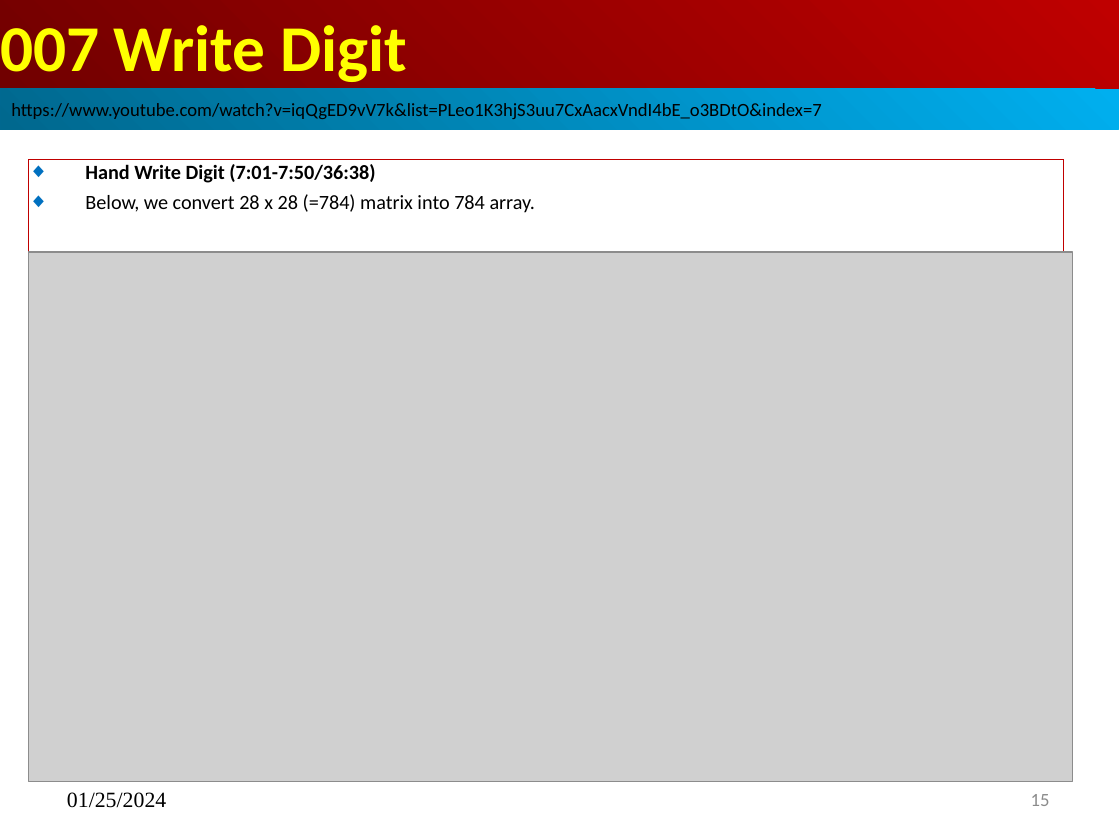
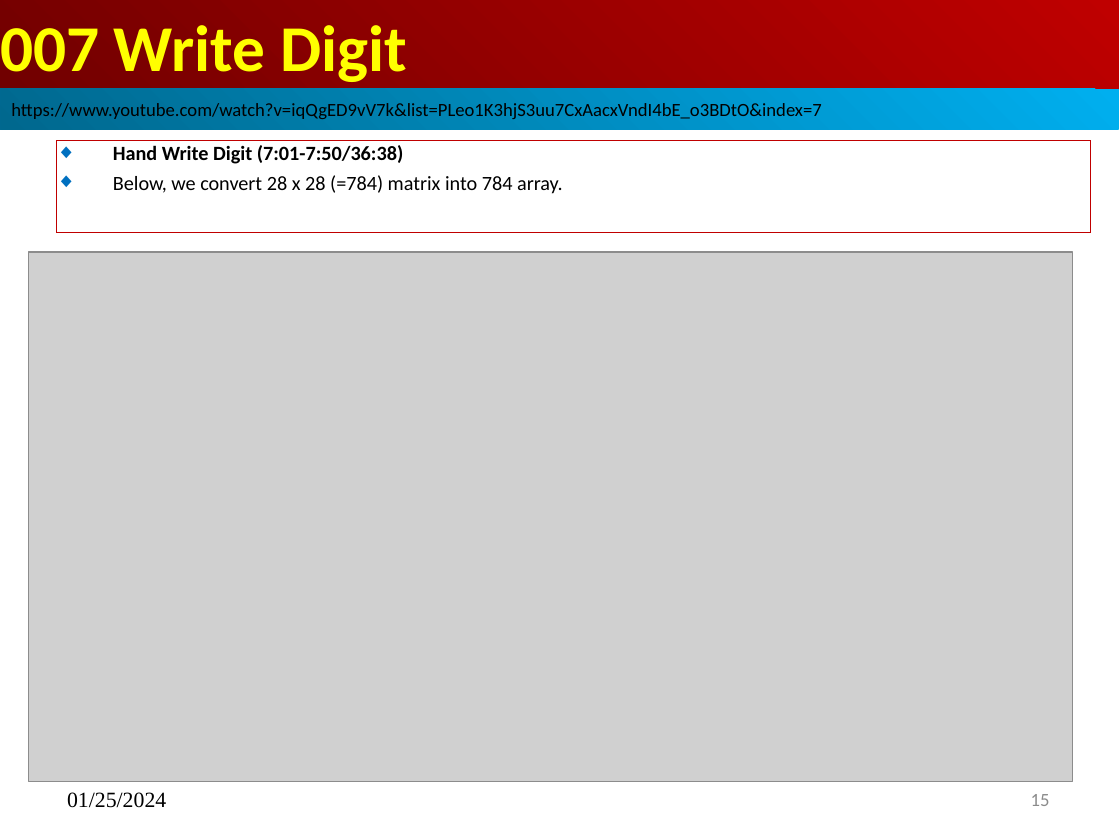
Before and after one commit to peterhchen/AIU_CS512_DL, a slide deck: slide 15 of 000_Lecture_Project/week01/01_Lecture/07_Write_Digit.pptx. Drawn at 1120x840 pixels with LibreOffice and Linux fonts; fonts in the diff are those of the drawing; grey boxes stand for pictures. Boxes give left, top, right and bottom in pixels: in the first picture for what was removed or moved away, otherwise in the second. Text is boxed around its words. In the diff, an @@ line names an element or a change of style, - is before the commit and + after.

```diff
--- a/000_Lecture_Project/week01/01_Lecture/07_Write_Digit.pptx
+++ b/000_Lecture_Project/week01/01_Lecture/07_Write_Digit.pptx
@@ subtitle "Hand Write Digit (7:01-7:50/36:38)": place and size @@
-subtitle "Hand Write Digit (7:01-7:50/36:38)" at <box>28,159,1063,251</box>
+subtitle "Hand Write Digit (7:01-7:50/36:38)" at <box>56,140,1091,232</box>
```
Also in this commit, not shown: 2 other slides changed, 3 other files.
